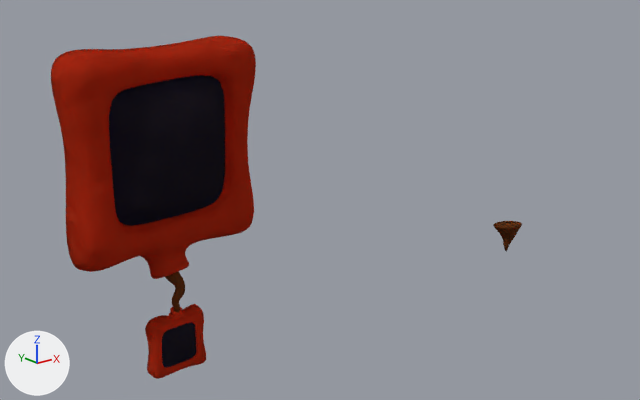
The Blender file block.blend as it was, and as the next commit left it.
The view is the same before and after, from a 50 mm lens placed at (-3.93, -8.04, 3.04), pointed at (2.37, -0.16, -0.11). Arrows for +X, +Y and +Z are at lower left; the lights stay in place.
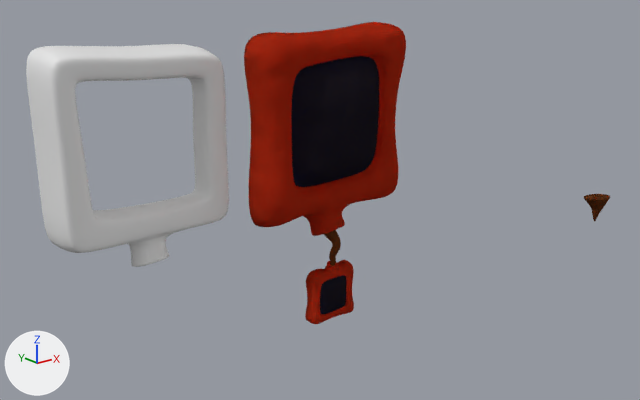
The change, as a diff of the scene's bpy script:
```diff
--- a/block.blend.py
+++ b/block.blend.py
@@ me_cube_001 @@
+me_cube_001.from_pydata(...)  # 141 vertices, 124 faces; spans x -0.98..0.97, y -0.49..0.03, z -0.35..1.99
+me_cube_001.polygons.foreach_set('use_smooth', [True] * 124)
@@ ob_cube_002 @@
 ob_cube_002 = bpy.data.objects.new('Cube.002', me_cube_002)
-ob_cube_002.location = (0.0, -0.669, 1.0)
+ob_cube_002.location = (2.0, -0.669, 1.0)
 _m = ob_cube_002.modifiers.new('Subsurf', 'SUBSURF')
@@ ob_cube_001 @@
+ob_cube_001 = bpy.data.objects.new('Cube.001', me_cube_001)
+ob_cube_001.location = (0.0, 0.0, 0.0)
+_m = ob_cube_001.modifiers.new('Subsurf', 'SUBSURF')
+_m.levels = 2
```

Location of each change, [x1, y1, x2, y2] in pixels of the pictures (640 x 400 px):
'Cube.002', moved: before [51, 36, 522, 379]; after [244, 22, 610, 324]
'Cube.001', added: after [26, 44, 229, 267]
